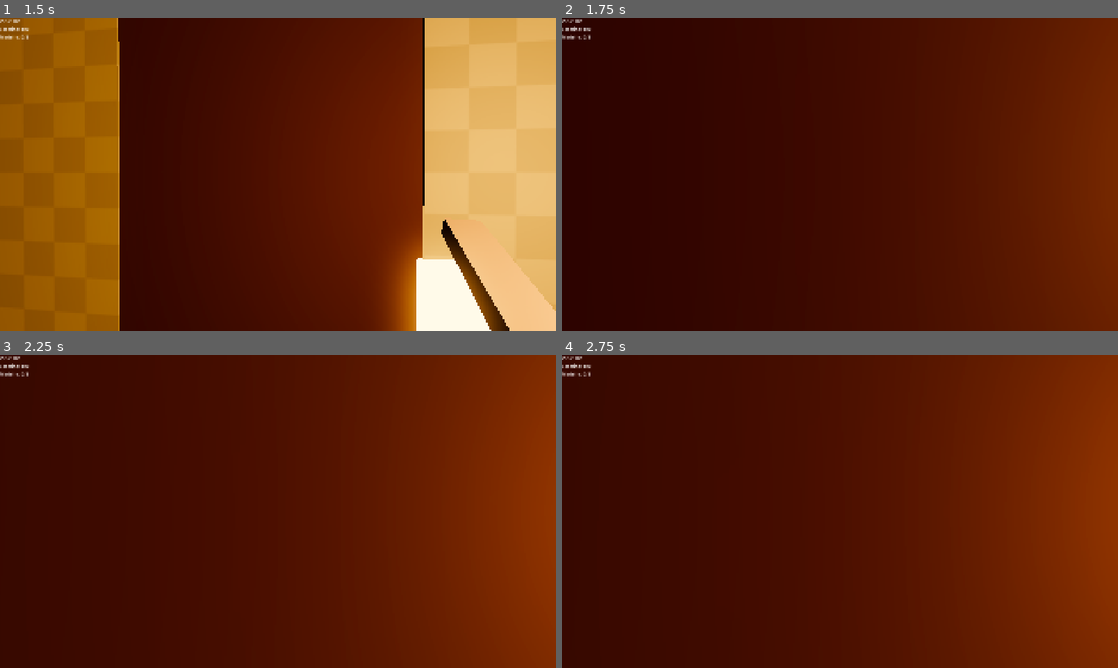
Above: before the commit, frames 1-4 (two rows, left to right).
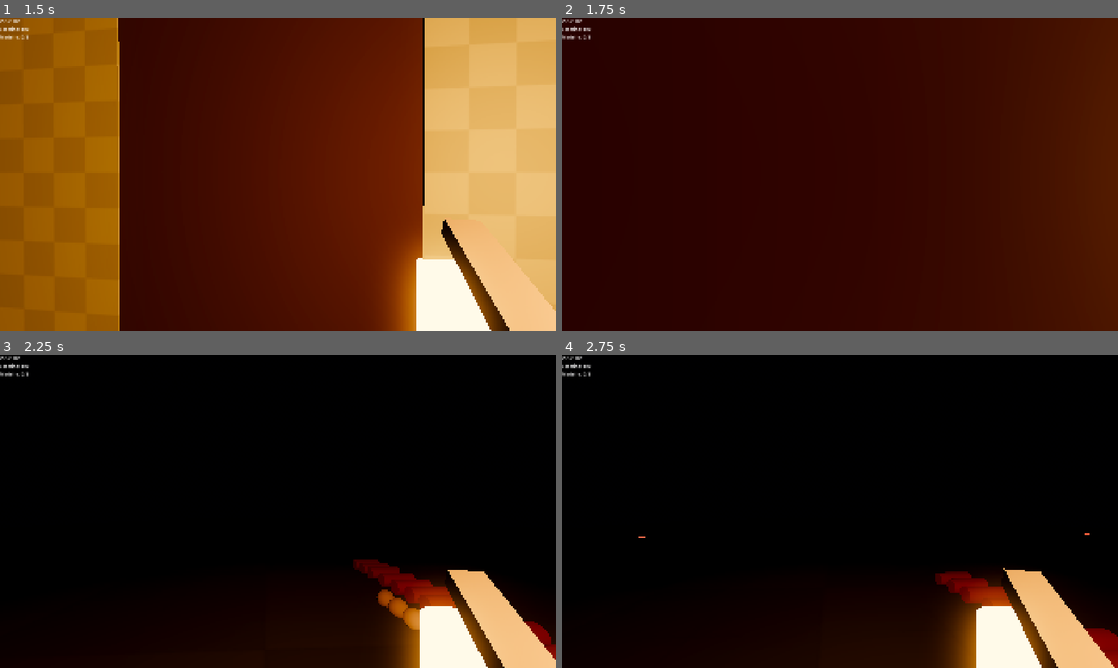
Above: after the commit, the same moments.

Repository: Kawan-vask/EmberVeil
Game: Godot game, scene res://Scenes/main.tscn
Two runs of this game, one before a commit and one after it. Both use one fixed random seed, a clock stepped at 60 frames per second and the inputs below.
Inputs (mouse positions are in pixels of both pictures, inside the frame that each line leads up to):
- Up to frame 1 (1.5 s): tap Enter at 0.5 s; move the mouse to (305, 174) at 0.52 s; hold W (move_forward) from 0.53 s (still down); tap E (interact) at 0.6 s; move the mouse to (250, 174) at 1.27 s; click (250, 174) at 1.35 s
- Up to frame 2 (1.75 s): keep holding W (move_forward)
- Up to frame 3 (2.25 s): keep holding W (move_forward); move the mouse to (289, 505) at 2.02 s; tap Q (lantern_ultimate) at 2.1 s
- Up to frame 4 (2.75 s): keep holding W (move_forward)

Frame 1 is identical in both runs. In frame 2, 25% of the frame differs, in the area x 71-100%, y 0-100%; in frame 3, 99%, in the area x 0-100%, y 0-100%; in frame 4, 99%.

Commit message:
fix: PowerUpScreen bugs + ui_exclusive_opened/closed no SignalBus
- ui_exclusive_opened/closed adicionados ao SignalBus
- Lanterna desabilita _process ao abrir UI exclusiva
- PauseMenu e DevConsole ouvem ui_exclusive para bloquear input
- PowerUpScreen: visible=true e ui_exclusive_opened movidos para fora do loop
- PowerUpScreen: _close() agora esconde o painel corretamente

Diff:
--- a/Resources/PowerUps/powerup_energy_drain.tres
+++ b/Resources/PowerUps/powerup_energy_drain.tres
@@ -6,6 +6,7 @@
 script = ExtResource("1_n6shy")
 id = "energy_drain_reduction"
 display_name = "Chama Eficiente"
+description = "(-2% Consumo de Energia) Cada gota de energia rende mais tempo de sobrevivência."
 effect_type = "energy_drain_reduction"
 value = 2.0
 metadata/_custom_type_script = "uid://cvc3m8511bw0i"
--- a/Resources/PowerUps/powerup_energy_max.tres
+++ b/Resources/PowerUps/powerup_energy_max.tres
@@ -5,7 +5,8 @@
 [resource]
 script = ExtResource("1_5h60e")
 id = "energy_max"
-display_name = "Reservatório"
+display_name = "Reservatório Aumentado"
+description = "(+20 Energia Máxima) A lamparina comporta uma quantidade maior de energia."
 effect_type = "energy_max"
 value = 20.0
 metadata/_custom_type_script = "uid://cvc3m8511bw0i"
--- a/Resources/PowerUps/powerup_health_max.tres.tres
+++ b/Resources/PowerUps/powerup_health_max.tres.tres
@@ -6,5 +6,6 @@
 script = ExtResource("1_tbi7y")
 id = "health_max"
 display_name = "Constituição"
+description = "(+25 Vida Máxima) Seu corpo suporta mais castigo antes de sucumbir à escuridão."
 value = 25.0
 metadata/_custom_type_script = "uid://cvc3m8511bw0i"
--- a/Resources/PowerUps/powerup_lantern_damage.tres
+++ b/Resources/PowerUps/powerup_lantern_damage.tres
@@ -6,6 +6,7 @@
 script = ExtResource("1_ycjvo")
 id = "lantern_damage"
 display_name = "Chama Feroz"
+description = "Chama Feroz (+5 Dano da Lamparina) A luz que afasta as trevas agora também as destrói com mais intensidade."
 effect_type = "lantern_damage"
 value = 5.0
 metadata/_custom_type_script = "uid://cvc3m8511bw0i"
--- a/Resources/PowerUps/powerup_lantern_slow.tres
+++ b/Resources/PowerUps/powerup_lantern_slow.tres
@@ -6,6 +6,7 @@
 script = ExtResource("1_yp5ka")
 id = "lantern_slow"
 display_name = "Luz Paralisante"
+description = "(+10% Lentidão da Lamparina) As criaturas permanecem presas ao brilho por mais tempo."
 effect_type = "lantern_slow"
 value = 0.1
 metadata/_custom_type_script = "uid://cvc3m8511bw0i"
--- a/Resources/PowerUps/powerup_sprint_speed.tres
+++ b/Resources/PowerUps/powerup_sprint_speed.tres
@@ -6,6 +6,7 @@
 script = ExtResource("1_iitg5")
 id = "sprint_speed"
 display_name = "Fuga Rápida"
+description = "Fuga Rápida (+1.0 Velocidade de Corrida) Quando a noite avança, correr pode ser a diferença entre viver e morrer."
 effect_type = "sprint_speed"
 value = 1.0
 metadata/_custom_type_script = "uid://cvc3m8511bw0i"
--- a/Resources/PowerUps/powerup_stamina_max.tres
+++ b/Resources/PowerUps/powerup_stamina_max.tres
@@ -6,6 +6,7 @@
 script = ExtResource("1_de51y")
 id = "stamina_max"
 display_name = "Resistência"
+description = "(+20 Stamina Máxima) Seus pulmão aguentam jornadas mais longas pela floresta."
 effect_type = "stamina_max"
 value = 20.0
 metadata/_custom_type_script = "uid://cvc3m8511bw0i"
--- a/Resources/PowerUps/powerup_ultimate_cooldown.tres
+++ b/Resources/PowerUps/powerup_ultimate_cooldown.tres
@@ -6,6 +6,7 @@
 script = ExtResource("1_eowkf")
 id = "ultimate_cooldown"
 display_name = "Chama Eterna"
+description = "(-1s Cooldown da Ultimate) A energia da lamparina se recompõe mais rapidamente após uma explosão."
 effect_type = "ultimate_cooldown"
 value = 1.0
 metadata/_custom_type_script = "uid://cvc3m8511bw0i"
--- a/Resources/PowerUps/powerup_ultimate_radius.tres
+++ b/Resources/PowerUps/powerup_ultimate_radius.tres
@@ -6,6 +6,7 @@
 script = ExtResource("1_j1tmu")
 id = "ultimate_radius"
 display_name = "Explosão Solar"
+description = "(+2 Alcance da Ultimate) Sua descarga luminosa alcança áreas maiores da escuridão."
 effect_type = "ultimate_radius"
 value = 2.0
 metadata/_custom_type_script = "uid://cvc3m8511bw0i"
--- a/Resources/PowerUps/powerup_walk_speed.tres
+++ b/Resources/PowerUps/powerup_walk_speed.tres
@@ -6,6 +6,7 @@
 script = ExtResource("1_s80x8")
 id = "walk_speed"
 display_name = "Passo Ligeiro"
+description = "(+0.5 Velocidade de Caminhada) Movimentar-se pela floresta exige rapidez e precisão."
 effect_type = "walk_speed"
 value = 0.5
 metadata/_custom_type_script = "uid://cvc3m8511bw0i"
--- a/Scenes/UI/powerup_screen.tscn
+++ b/Scenes/UI/powerup_screen.tscn
@@ -35,9 +35,9 @@
 [node name="CardsContainer" type="HBoxContainer" parent="Background" unique_id=1262225763]
 layout_mode = 1
 anchors_preset = -1
-anchor_top = 0.2777778
+anchor_top = 0.22962964
 anchor_right = 1.0
-anchor_bottom = 0.77685183
+anchor_bottom = 0.8611111
 grow_horizontal = 2
 grow_vertical = 2
 theme_override_constants/separation = 32
@@ -47,7 +47,7 @@
 [node name="Card1" type="Button" parent="Background/CardsContainer" unique_id=1501410099]
 layout_mode = 2
 
-[node name="VBoxContainer" type="PanelContainer" parent="Background/CardsContainer/Card1" unique_id=177995421]
+[node name="VBoxContainer" type="VBoxContainer" parent="Background/CardsContainer/Card1" unique_id=1971302089]
 layout_mode = 0
 offset_right = 40.0
 offset_bottom = 50.0
@@ -61,7 +61,7 @@
 [node name="Card2" type="Button" parent="Background/CardsContainer" unique_id=968432849]
 layout_mode = 2
 
-[node name="VBoxContainer" type="PanelContainer" parent="Background/CardsContainer/Card2" unique_id=367771081]
+[node name="VBoxContainer" type="VBoxContainer" parent="Background/CardsContainer/Card2" unique_id=137779729]
 layout_mode = 0
 offset_right = 40.0
 offset_bottom = 50.0
@@ -75,7 +75,7 @@
 [node name="Card3" type="Button" parent="Background/CardsContainer" unique_id=1880111055]
 layout_mode = 2
 
-[node name="VBoxContainer" type="PanelContainer" parent="Background/CardsContainer/Card3" unique_id=1364802966]
+[node name="VBoxContainer" type="VBoxContainer" parent="Background/CardsContainer/Card3" unique_id=974543755]
 layout_mode = 0
 offset_right = 40.0
 offset_bottom = 50.0
--- a/Scenes/World/Cabin.tscn
+++ b/Scenes/World/Cabin.tscn
@@ -138,6 +138,7 @@
 [node name="CollisionShape3D" type="CollisionShape3D" parent="Door/StaticBody3D" unique_id=615430106]
 transform = Transform3D(1, 0, 0, 0, 1, 0, 0, 0, 1, 0, 2.2628741, -4.9)
 shape = SubResource("BoxShape3D_48dbj")
+disabled = true
 
 [node name="MeshInstance3D" type="MeshInstance3D" parent="Door/StaticBody3D" unique_id=1542829953]
 transform = Transform3D(1, 0, 0, 0, 1, 0, 0, 0, 1, 0, 2.262773, -4.9)
--- a/Scripts/Autoloads/signal_bus.gd
+++ b/Scripts/Autoloads/signal_bus.gd
@@ -98,4 +98,12 @@
 @warning_ignore("unused_signal")
 signal powerup_selected(data: PowerUpData)
 
+## Emitido quando uma tela de UI exclusiva abre/fecha
+## Sistemas que capturam input ouvem este signal para se desabilitar
+@warning_ignore("unused_signal")
+signal ui_exclusive_opened
+
+@warning_ignore("unused_signal")
+signal ui_exclusive_closed
+
 #endregion
--- a/Scripts/Player/lantern.gd
+++ b/Scripts/Player/lantern.gd
@@ -124,6 +124,9 @@
 	lantern_cone.monitoring = false
 	beam_particles.emitting = false
 	combat_omni.visible = false
+
+	SignalBus.ui_exclusive_opened.connect(func(): set_process(false))
+	SignalBus.ui_exclusive_closed.connect(func(): set_process(true))
 
 	# Conecta signals do cone
 	lantern_cone.body_entered.connect(_on_cone_body_entered)
--- a/Scripts/UI/dev_console.gd
+++ b/Scripts/UI/dev_console.gd
@@ -54,17 +54,34 @@
 func _ready() -> void:
 	_setup_layout()
 
+	SignalBus.ui_exclusive_opened.connect(_on_ui_exclusive_opened)
+	SignalBus.ui_exclusive_closed.connect(_on_ui_exclusive_closed)
+
 	panel.visible  = false
 	process_mode   = Node.PROCESS_MODE_ALWAYS
 
 	input.text_submitted.connect(_on_command_submitted)
 	input.gui_input.connect(_on_input_gui_input)
 
+
 	_register_all_commands()
 	_print_output("[color=yellow]DevConsole iniciado. Digite [b]help[/b] para ver os comandos.[/color]")
 
 #endregion
 
+# ==============================================================================
+#region Bloquear abrir outras coisas quando o console está aberto
+# ==============================================================================
+
+func _on_ui_exclusive_opened() -> void:
+	# Só bloqueia se NÃO foi o próprio console que abriu
+	if not panel.visible:
+		set_process_unhandled_input(false)
+
+func _on_ui_exclusive_closed() -> void:
+	set_process_unhandled_input(true)
+
+#endregion
 
 # ==============================================================================
 #region CONFIGURANDO TAMANHO DO CONSOLE POR CÓDIGO
--- a/Scripts/UI/pause_menu.gd
+++ b/Scripts/UI/pause_menu.gd
@@ -43,6 +43,8 @@
 	# CanvasLayer sempre visível mesmo com o jogo pausado
 	# Isso é necessário para o menu aparecer durante a pausa
 	process_mode = Node.PROCESS_MODE_ALWAYS
+	SignalBus.ui_exclusive_opened.connect(_on_ui_exclusive_opened)
+	SignalBus.ui_exclusive_closed.connect(_on_ui_exclusive_closed)
 
 #endregion
 
@@ -96,3 +98,17 @@
 	get_tree().quit()
 
 #endregion
+
+
+# ==============================================================================
+#region bloqueia outras UI enquanto estiver aberto
+# ==============================================================================
+func _on_ui_exclusive_opened() -> void:
+	# Só bloqueia se NÃO foi o próprio PauseMenu que abriu
+	if not is_paused:
+		set_process_unhandled_input(false)
+
+func _on_ui_exclusive_closed() -> void:
+	set_process_unhandled_input(true)
+
+#endregion
--- a/Scripts/UI/powerup_screen.gd
+++ b/Scripts/UI/powerup_screen.gd
@@ -96,6 +96,8 @@
 		name_label.add_theme_font_size_override("font_size", 22)
 		name_label.mouse_filter         = Control.MOUSE_FILTER_IGNORE
 
+		name_label.add_theme_color_override("font_color", Color(1.0, 0.85, 0.3))  # dourado
+
 		# Description label
 		var desc_label: Label = card.get_node("VBoxContainer/Description")
 		desc_label.horizontal_alignment = HORIZONTAL_ALIGNMENT_CENTER
@@ -132,13 +134,19 @@
 		card.get_node("VBoxContainer/Name").text        = _choices[i].display_name
 		card.get_node("VBoxContainer/Description").text = _choices[i].description
 
+		var vbox_container: VBoxContainer = card.get_node("VBoxContainer")
+		vbox_container.add_theme_constant_override("separation", 16)
+		vbox_container.alignment = BoxContainer.ALIGNMENT_CENTER
+
 		if card.pressed.is_connected(_on_card_selected.bind(i)):
 			card.pressed.disconnect(_on_card_selected.bind(i))
 		card.pressed.connect(_on_card_selected.bind(i))
 
+	# FORA do loop — executa só uma vez
 	visible           = true
 	get_tree().paused = true
 	Input.mouse_mode  = Input.MOUSE_MODE_VISIBLE
+	SignalBus.ui_exclusive_opened.emit()
 	DebugManager.log("PowerUpScreen", "Tela aberta.")
 
 #endregion
@@ -156,9 +164,10 @@
 
 
 func _close() -> void:
+	visible           = false
 	get_tree().paused = false
 	Input.mouse_mode  = Input.MOUSE_MODE_CAPTURED
-	visible           = false
+	SignalBus.ui_exclusive_closed.emit()
 	DebugManager.log("PowerUpScreen", "Power-up escolhido.")
 
 #endregion
Not shown, changed: emberveil_export.txt
